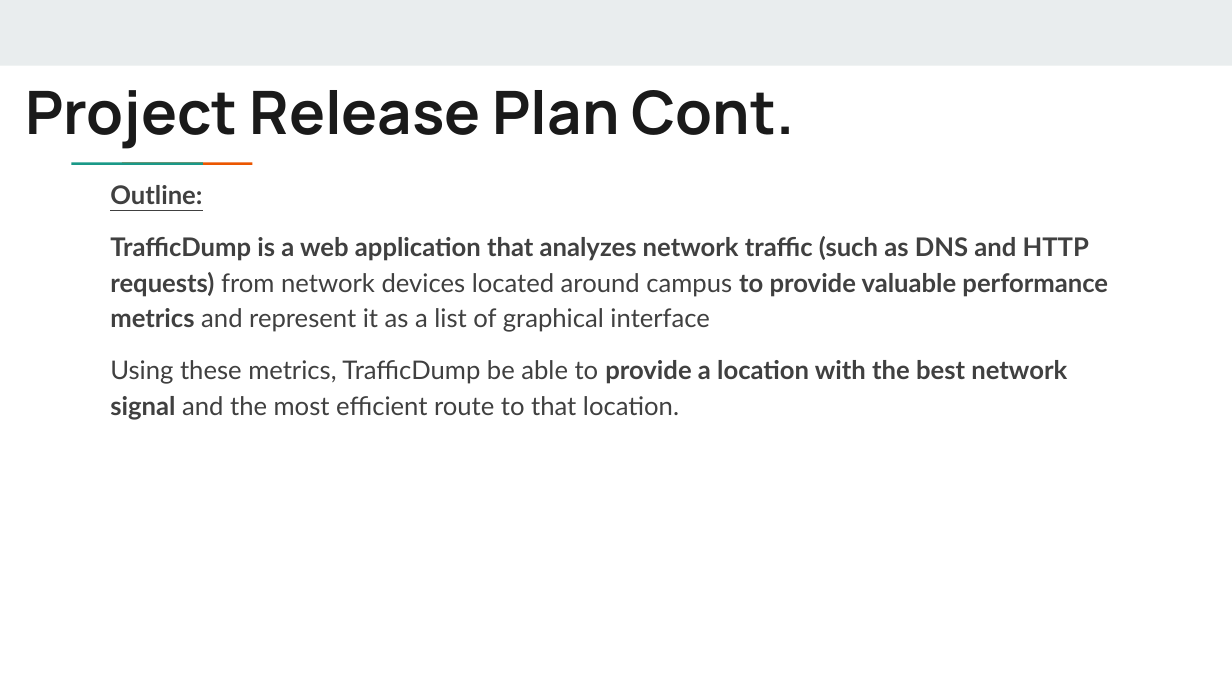
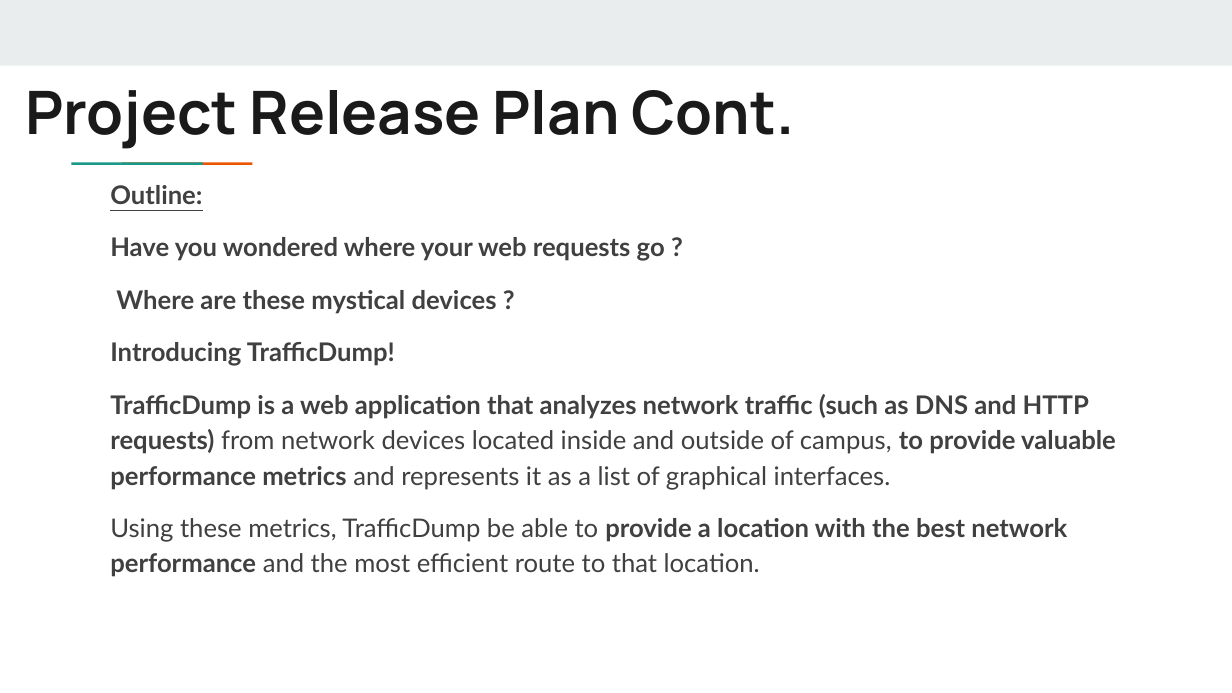
Before and after one commit to Cameron-Ozaki/cs115_TrafficDump, a slide deck: slide 2 of Project Release Plan.pptx. Drawn at 1232x693 pixels with LibreOffice and Linux fonts; fonts in the diff are those of the drawing. Boxes give left, top, right and bottom in pixels: in the first picture for what was removed or moved away, otherwise in the second. Text is boxed around its words. In the diff, an @@ line names an element or a change of style, - is before the commit and + after.

```diff
--- a/Project Release Plan.pptx
+++ b/Project Release Plan.pptx
@@ text at [110,237,1116,577]: text changed @@
-TrafficDump is a web application that analyzes network traffic (such as DNS and HTTP requests) from network devices located around campus to provide valuable performance metrics and represent it as a list of graphical interface
-Using these metrics, TrafficDump be able to provide a location with the best network signal and the most efficient route to that location.
+Have you wondered where your web requests go ?
+Where are these mystical devices ?
+Introducing TrafficDump!
+TrafficDump is a web application that analyzes network traffic (such as DNS and HTTP requests) from network devices located inside and outside of campus, to provide valuable performance metrics and represents it as a list of graphical interfaces.
+Using these metrics, TrafficDump be able to provide a location with the best network performance and the most efficient route to that location.
```
Also in this commit, not shown: 1 other slide changed.
